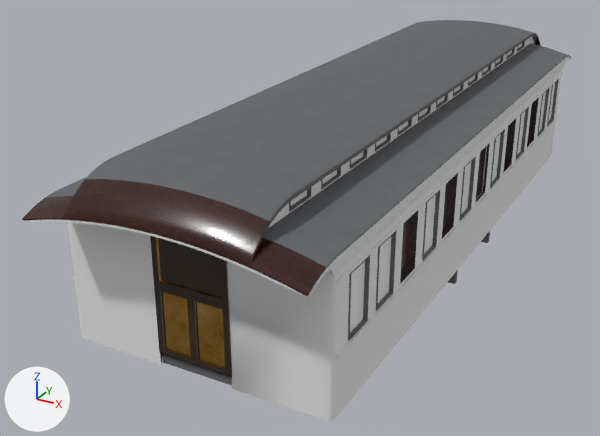
The FBX model vr progetto unity/Assets/Models/NewWagon/Vagone_cabine.fbx as it was, and as the next commit left it.
Both versions are drawn from a camera (50 mm lens) standing at (-4.11, -14.98, 8.02) and looking at (-11.71, -1.15, 1.11). Arrows for +X, +Y and +Z are at lower left; the lights stay in place. The older version comes first. Where no turn or scale is listed for an object, it has been applied to the vertices.

Script lines for the objects in view, before the commit:
```python
ob_door_anterior_vc = bpy.data.objects.new('door_anterior_vc', me_doors_outside_cube_006)
ob_door_anterior_vc.location = (-11.28, -6.43, 0.96)
ob_inside_walls_vc = bpy.data.objects.new('Inside_walls_vc', me_wood_interior_cube_003)
ob_inside_walls_vc.location = (-10.63, 0.0, 0.0)
ob_outside_frame_indoor_vc = bpy.data.objects.new('Outside_frame_indoor_vc', me_black_id_1_model_1_006)
ob_outside_frame_indoor_vc.location = (-10.63, 0.0, 0.0)
ob_outside_frame_vc = bpy.data.objects.new('Outside_frame_vc', me_black_id_1_model_1_003)
ob_outside_frame_vc.location = (-10.63, 0.0, 0.0)
ob_outside_frame_wood_vc = bpy.data.objects.new('Outside_frame_wood_vc', me_black_id_1_model_1_004)
ob_outside_frame_wood_vc.location = (-10.63, 0.0, 0.0)
ob_outside_walls_vc = bpy.data.objects.new('Outside_walls_vc', me_wood_body_cube_003)
ob_outside_walls_vc.location = (-10.63, 0.0, 0.0)
ob_windows_vc = bpy.data.objects.new('windows_vc', me_plane_003)
ob_windows_vc.location = (-8.37, 5.66, 2.15)
# me_wood_body_cube_003
# before: 73 (2.32, 2.52, 1.82) at pixel (515, 159), 74 (2.32, 2.19, 1.82) at pixel (511, 164), 136 (2.32, 1.58, 2.87) at pixel (508, 125), 146 (2.32, 1.58, 1.82) at pixel (503, 172), 153 (2.32, 1.25, 1.82) at pixel (498, 177)
# before: 167 (2.32, 2.52, 2.87) at pixel (520, 113), 174 (2.32, 2.19, 2.87) at pixel (516, 117), 175 (2.32, 1.25, 2.87) at pixel (503, 129)
# also in view: 'window_frames_vc' at (-10.63, 0.0, 2.81)
```
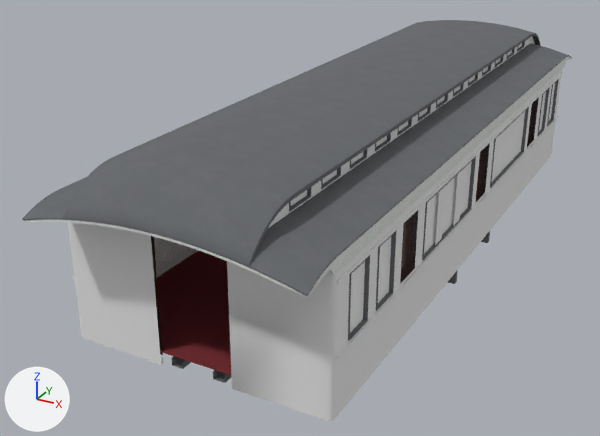
What changed in the scene script:
```text
Change me_plane_003:
    used by ob_windows_vc; location = (-8.37, 5.66, 2.15)
    remove me_plane_003.from_pydata(...)  # 176 vertices, 130 faces; spans x -4.54..0.02, y -11.64..0.31, z -0.34..0.73
    add me_plane_003.from_pydata(...)  # 152 vertices, 114 faces; spans x -4.54..0.02, y -11.64..0.31, z -0.34..0.73
    me_plane_003 part 2: the loose piece of 8 vertices spanning x 0.0..0.02, y -5.03..-4.42, z -0.34..0.73 is scaled about its middle by (1, 4.1, 1), then moved by (0.0, 0.94, 0.0)
    me_plane_003 part 3: the loose piece of 8 vertices spanning x 0.0..0.02, y -5.97..-5.36, z -0.34..0.73 is deleted
    me_plane_003 part 4: 4 vertices moved from x 0.0..0.02, y -8.19, z -0.34..0.73 to x 0.0..0.02, y -6.29, z -0.34..0.73
    other edits to the shape of me_plane_003 do not show in these pictures
Change me_black_id_1_model_1_003:
    used by ob_outside_frame_vc; location = (-10.63, 0.0, 0.0)
    remove me_black_id_1_model_1_003.from_pydata(...)  # 1324 vertices, 2284 faces; spans x -2.36..2.36, y -6.73..6.73, z 0.41..4.04
    add me_black_id_1_model_1_003.from_pydata(...)  # 1676 vertices, 2990 faces; spans x -2.36..2.36, y -7.21..7.21, z 0.41..4.04
    me_black_id_1_model_1_003 part 5: 160 vertices added at x -2.36..2.36, y -7.21..-6.35, z 3.13..3.83
    me_black_id_1_model_1_003 part 6: 160 vertices added at x -2.36..2.36, y 6.35..7.21, z 3.13..3.83
    other edits to the shape of me_black_id_1_model_1_003 do not show in these pictures
Change me_wood_body_cube_003:
    used by ob_outside_walls_vc; location = (-10.63, 0.0, 0.0)
    verts and faces of me_wood_body_cube_003; kept vertices keep their numbers, new ones are numbered from 664
    remove me_wood_body_cube_003.from_pydata(...)  # 664 vertices, 916 faces; spans x -2.38..2.38, y -7.21..7.21, z 0.72..3.85
    add me_wood_body_cube_003.from_pydata(...)  # 664 vertices, 912 faces; spans x -2.38..2.38, y -7.21..7.21, z 0.72..3.85
    me_wood_body_cube_003 part 1
    add delete_faces([(73, 167, 174), (73, 174, 74), (136, 175, 146), (146, 175, 153)])
Remove ob_outside_frame_wood_vc:
    ob_outside_frame_wood_vc = bpy.data.objects.new('Outside_frame_wood_vc', me_black_id_1_model_1_004)
    ob_outside_frame_wood_vc.location = (-10.63, 0.0, 0.0)
Remove ob_outside_frame_indoor_vc:
    ob_outside_frame_indoor_vc = bpy.data.objects.new('Outside_frame_indoor_vc', me_black_id_1_model_1_006)
    ob_outside_frame_indoor_vc.location = (-10.63, 0.0, 0.0)
Remove ob_door_anterior_vc:
    ob_door_anterior_vc = bpy.data.objects.new('door_anterior_vc', me_doors_outside_cube_006)
    ob_door_anterior_vc.location = (-11.28, -6.43, 0.96)
```

Changed parts and their boxes [x1, y1, x2, y2] in the pictures (600 x 436 px; the box of a moved part takes in the faces that stretch with it):
'Outside_frame_wood_vc', deleted
    before: [22, 36, 572, 296]
'door_anterior_vc', deleted
    before: [150, 236, 231, 376]
    faces in mat_wood_black_001: [150, 236, 231, 376]
    faces in mat_brass_old_metal_001: [156, 237, 225, 368]
'Outside_frame_indoor_vc', deleted
    before: [160, 354, 232, 386]
part 1 of me_wood_body_cube_003, deleted
    before: [500, 114, 521, 176]
part 2 of me_plane_003, moved or reshaped
    before: [492, 134, 501, 181]
    after: [492, 111, 525, 181]
part 3 of me_plane_003, deleted (mostly hidden)
    before: [476, 146, 487, 199]
part 4 of me_plane_003, moved or reshaped
    before: [424, 195, 436, 254]
    after: [424, 161, 472, 254]
part 5 of me_black_id_1_model_1_003, added
    after: [22, 179, 326, 296]
part 6 of me_black_id_1_model_1_003, added (mostly hidden)
    after: [532, 36, 572, 59]
'Floor_vc', unchanged, uncovered by the edit
    after: [157, 250, 231, 375]
